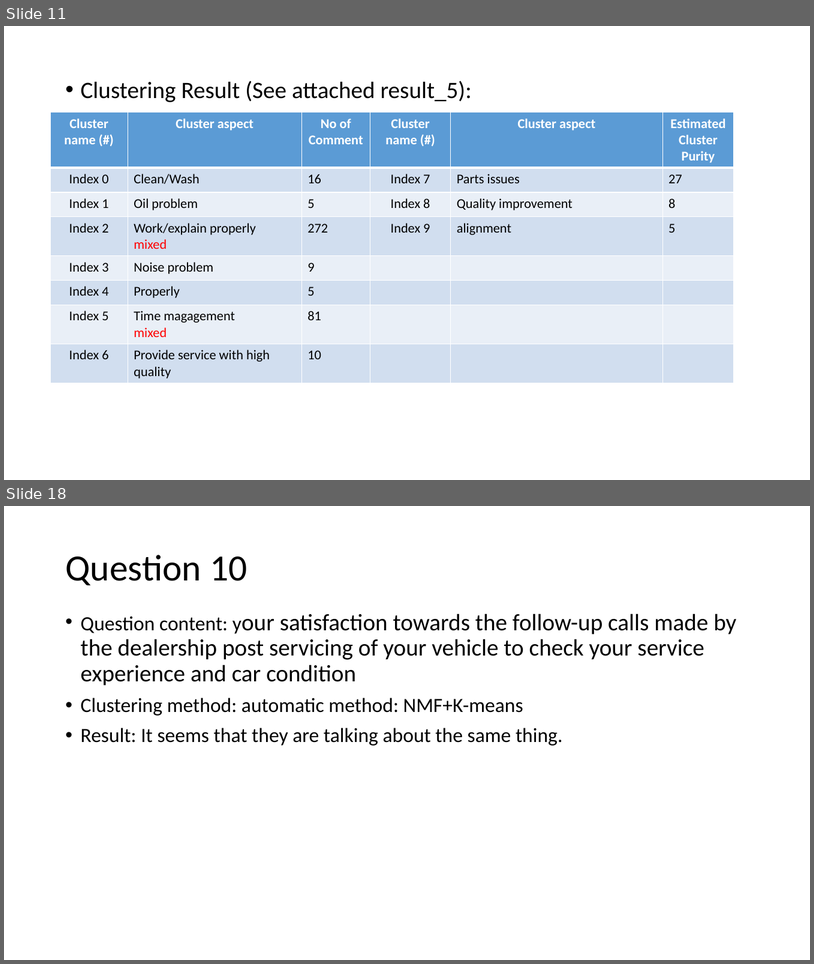
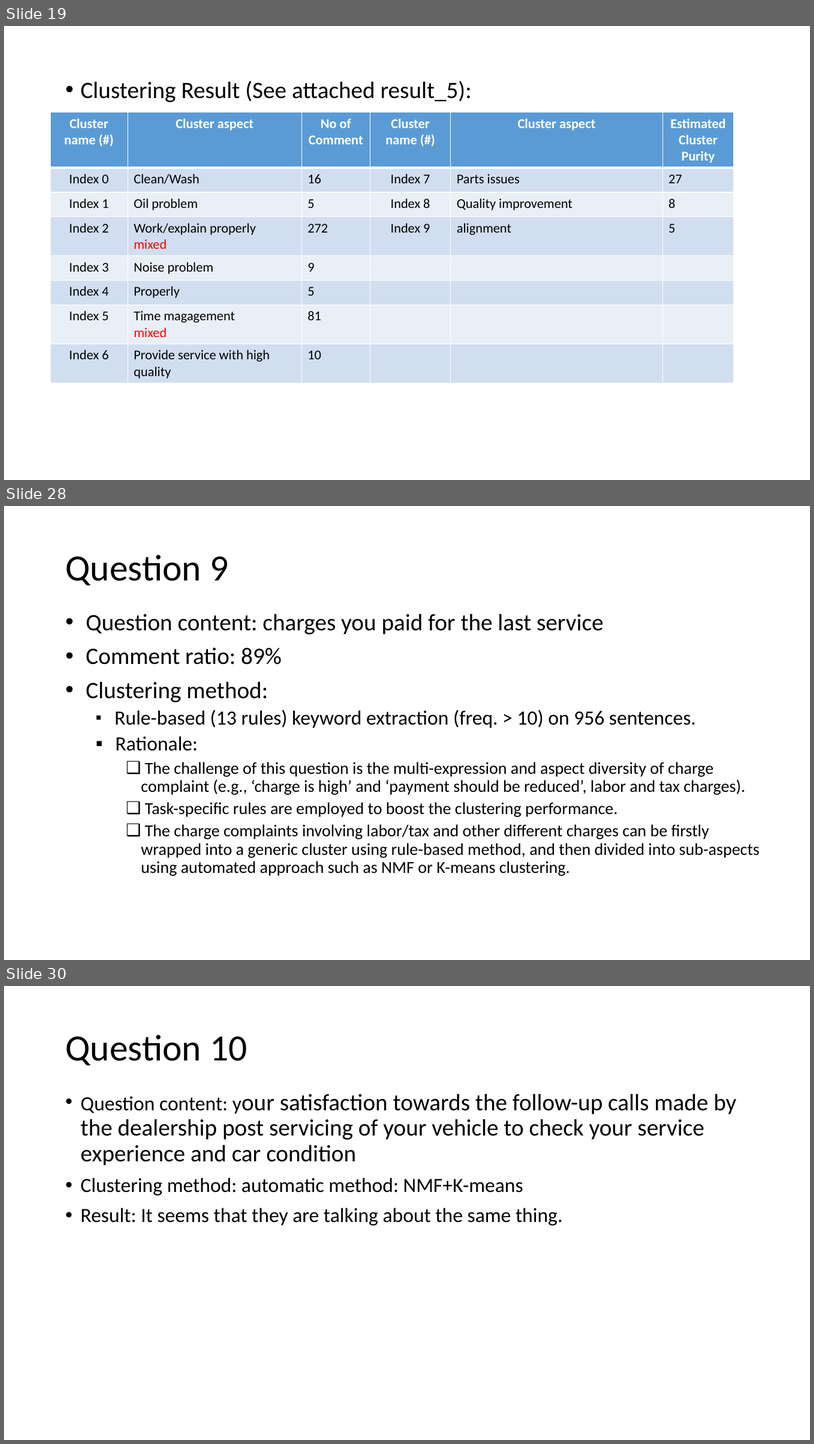
Before and after one commit to Li-Pengfei/review_clustering_Deloitte, a slide deck: Clustering_results_for_Deloitte_v1.pptx. Shown one above the other, each under a label of ours: slides 11 and 18 before the commit, slides 19, 28 and 30 after it; the slides between them are not shown. The pictures are 814x964 and 814x1444 pixels, drawn with LibreOffice and Linux fonts; fonts in the diff are those of the drawing. Boxes give left, top, right and bottom in pixels: in the first picture for what was removed or moved away, otherwise in the second. Text is boxed around its words. In the diff, an @@ line names an element or a change of style, - is before the commit and + after.

```diff
--- a/Clustering_results_for_Deloitte_v1.pptx
+++ b/Clustering_results_for_Deloitte_v1.pptx
@@ slide 28 added at [4,506,810,960], background #FFFFFF @@
@@ title added at [65,555,228,585], 44 pt, text #000000 @@
+Question 9
@@ text added at [86,613,760,876], 20 pt, text #000000 @@
+• Question content: charges you paid for the last service
+• Comment ratio: 89%
+• Clustering method:
+  ▪ Rule-based (13 rules) keyword extraction (freq. > 10) on 956 sentences.
+  ▪ Rationale:
+    ❑ The challenge of this question is the multi-expression and aspect diversity of charge complaint (e.g., ‘charge is high’ and ‘payment should be reduced’, labor and tax charges).
+    ❑ Task-specific rules are employed to boost the clustering performance.
+    ❑ The charge complaints involving labor/tax and other different charges can be firstly wrapped into a generic cluster using rule-based method, and then divided into sub-aspects using automated approach such as NMF or K-means clustering.
@@ what was slide 11 is now slide 19 @@
@@ what was slide 18 is now slide 30 @@
```
Also in this commit, not shown: 13 slides changed, 12 other slides added, 15 other files.
